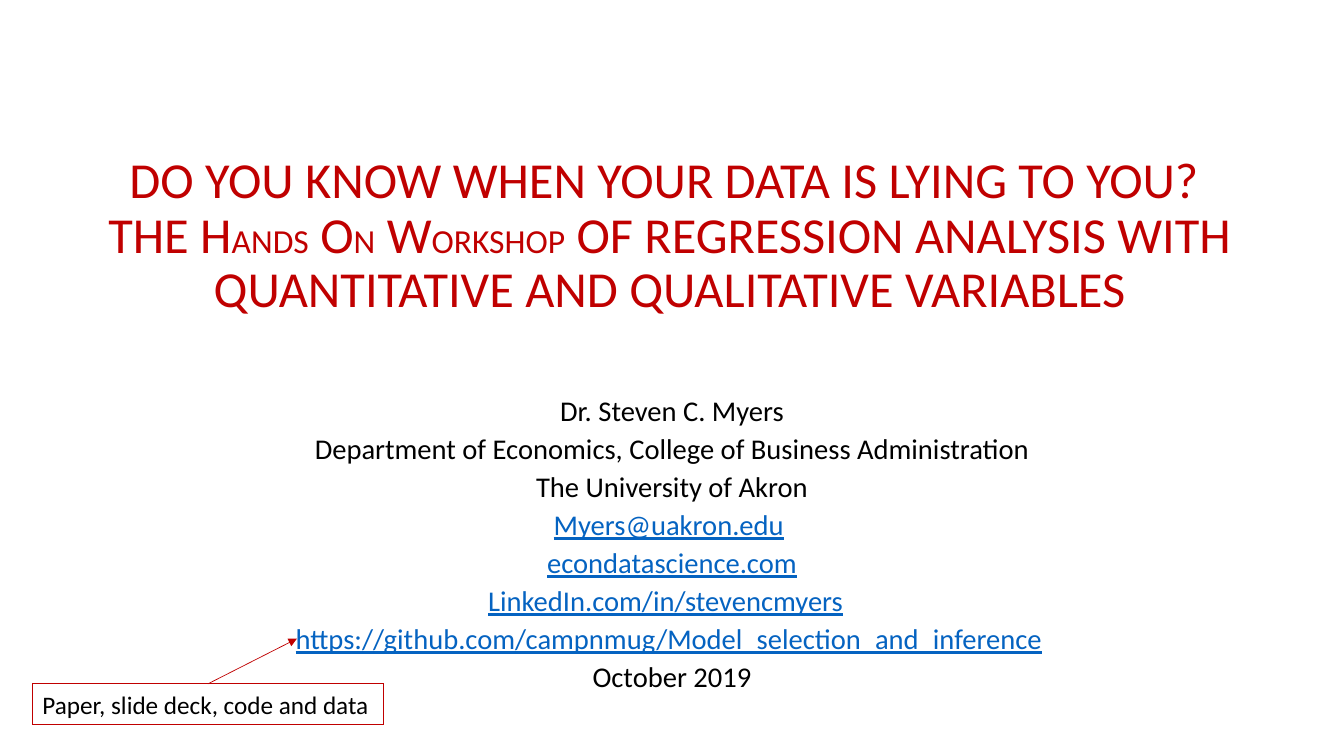
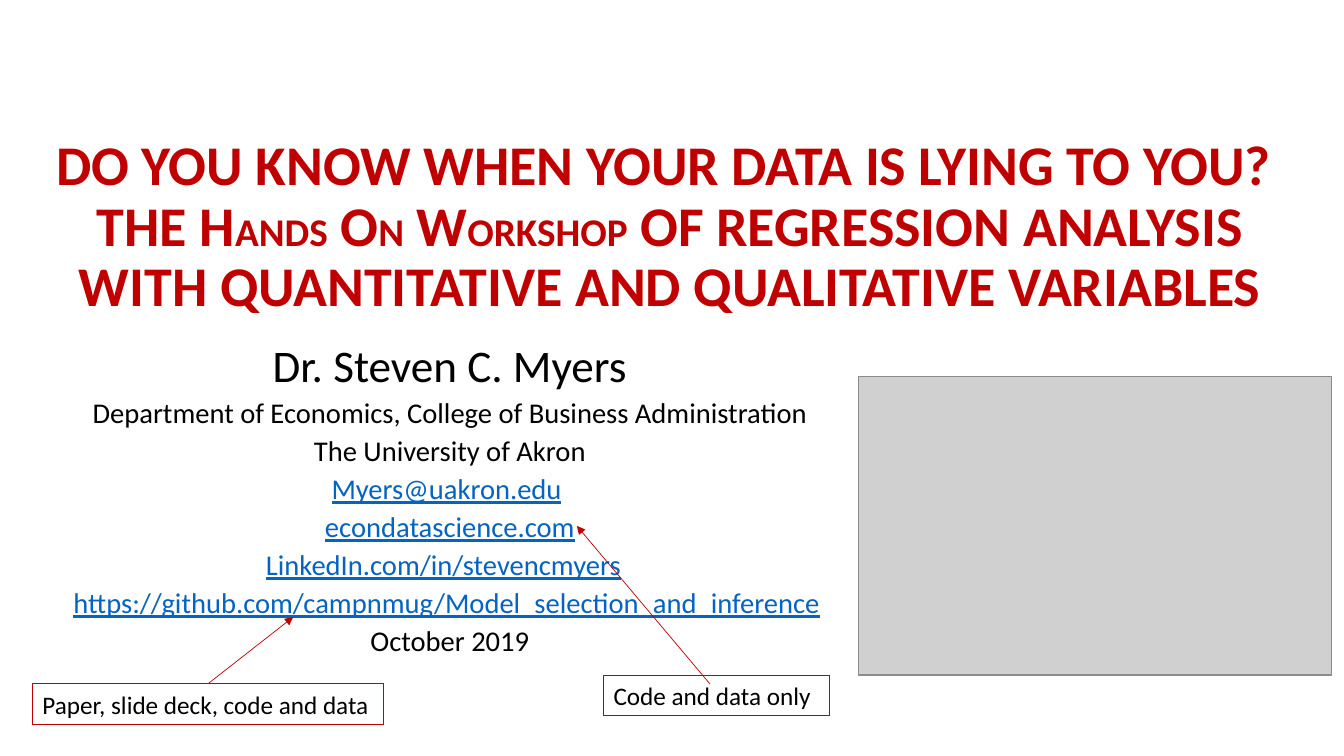
Before and after one commit to campnmug/Model_selection_and_inference, a slide deck: slide 1 of SCSUG 2019 Presentation deck - Do you know when your data is lying to you- Regression HOW.pptx. Drawn at 1344x756 pixels with LibreOffice and Linux fonts; fonts in the diff are those of the drawing; grey boxes stand for pictures. Boxes give left, top, right and bottom in pixels: in the first picture for what was removed or moved away, otherwise in the second. Text is boxed around its words. In the diff, an @@ line names an element or a change of style, - is before the commit and + after.

```diff
--- a/SCSUG 2019 Presentation deck - Do you know when your data is lying to you- Regression HOW.pptx
+++ b/SCSUG 2019 Presentation deck - Do you know when your data is lying to you- Regression HOW.pptx
@@ title "DO YOU KNOW WHEN YOUR ..." at (56, 146, 1270, 313): size 36 to 40 pt in "DO YOU KNOW WHEN YOUR DATA IS ..."; size 24 to 28 pt in "HANDS ON WORKSHOP"; bold on @@
@@ subtitle "Dr. Steven C. Myers": place and size @@
-subtitle "Dr. Steven C. Myers" at (296, 402, 1042, 688)
+subtitle "Dr. Steven C. Myers" at (73, 352, 819, 652)
@@ subtitle at (273, 352, 627, 390): size 20.4 to 32.3 pt in "Dr. Steven C. Myers" @@
@@ picture added at (859, 377, 1332, 676) @@
@@ arrow added from (710, 684) to (577, 526), #C00000 0.5 pt @@
@@ arrow moved from (208, 684) - (297, 639) to (208, 684) - (293, 617) @@
@@ rectangle added at (604, 676, 830, 716), outline #C00000 0.75 pt, 18 pt, text #000000 @@
+Code and data only
```
Also in this commit, not shown: 13 other slides changed, 3 slides added, 1 slide removed.
